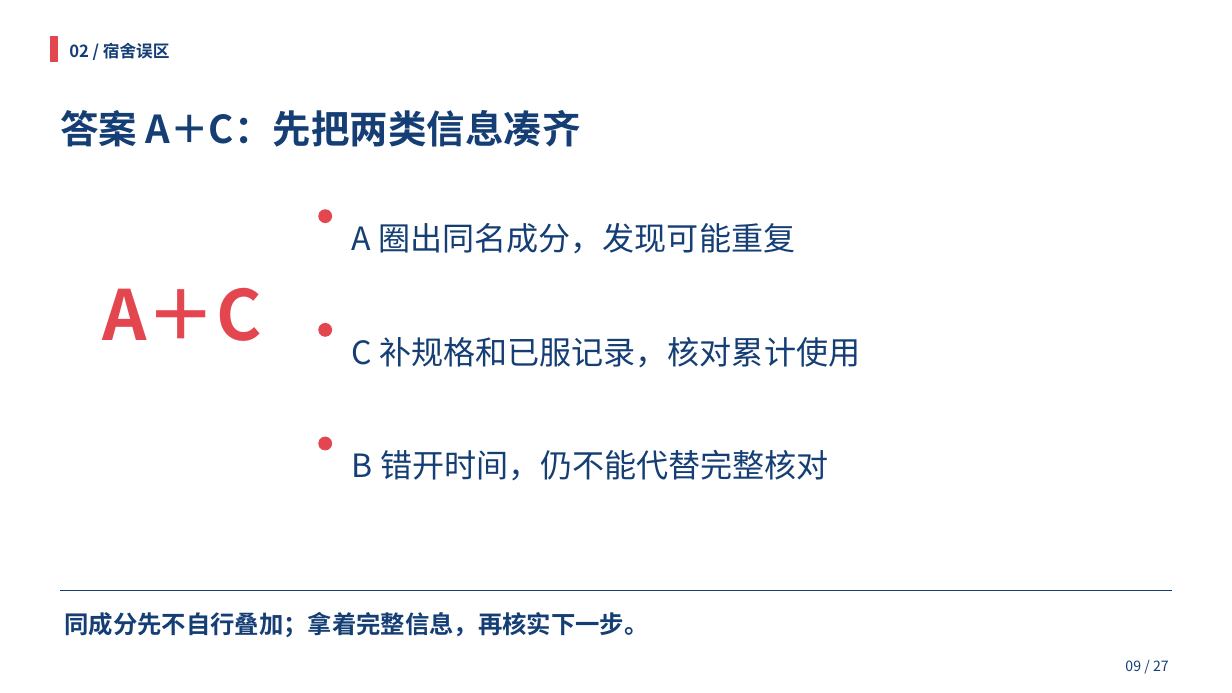
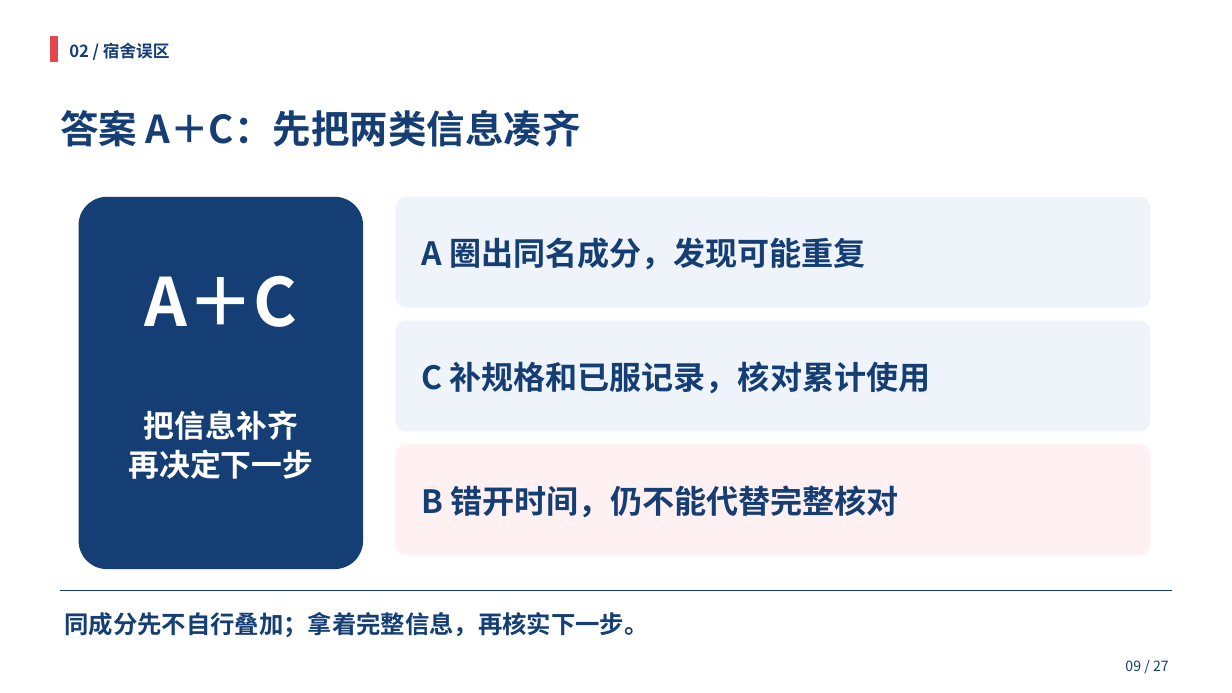
Before and after one commit to HOU-snowyfly/PPTbuilder, a slide deck: slide 9 of 交付文件/合理用药_双人35分钟.pptx. Drawn at 1232x693 pixels with LibreOffice and Linux fonts; fonts in the diff are those of the drawing. Boxes give left, top, right and bottom in pixels: in the first picture for what was removed or moved away, otherwise in the second. Text is boxed around its words. In the diff, an @@ line names an element or a change of style, - is before the commit and + after.

```diff
--- a/交付文件/合理用药_双人35分钟.pptx
+++ b/交付文件/合理用药_双人35分钟.pptx
@@ rounded rectangle added at (79, 197, 363, 569), fill #153E75 @@
@@ rounded rectangle added at (396, 197, 1151, 308), fill #EEF4FA @@
@@ ellipse removed at (319, 210, 332, 223) @@
@@ text "A 圈出同名成分，发现可能重复": place and size @@
-text "A 圈出同名成分，发现可能重复" at (352, 223, 796, 254)
+text "A 圈出同名成分，发现可能重复" at (421, 237, 866, 270)
@@ text "A＋C": place and size @@
-text "A＋C" at (102, 287, 261, 341)
+text "A＋C" at (144, 275, 297, 327)
@@ text "A＋C" at (144, 275, 297, 327): size 54 to 52 pt, text colour #E3464F to #FFFFFF; line spacing 1.08 to 1.05; less space between paragraphs @@
@@ ellipse removed at (319, 323, 332, 336) @@
@@ rounded rectangle added at (396, 321, 1151, 432), fill #EEF4FA @@
@@ text "C 补规格和已服记录，核对累计使用": place and size @@
-text "C 补规格和已服记录，核对累计使用" at (352, 337, 861, 368)
+text "C 补规格和已服记录，核对累计使用" at (421, 361, 931, 394)
@@ text added at (128, 410, 313, 479), 24 pt, text #FFFFFF, bold @@
+把信息补齐
+再决定下一步
@@ ellipse removed at (319, 437, 332, 450) @@
@@ rounded rectangle added at (396, 445, 1151, 555), fill #FFF0F1 @@
@@ bold on; line spacing 1.08 to 1.05; less space between paragraphs in 3 elements at (421, 237, 866, 270), (421, 361, 931, 394), (421, 485, 899, 518) @@
@@ text "B 错开时间，仍不能代替完整核对": place and size @@
-text "B 错开时间，仍不能代替完整核对" at (352, 450, 829, 481)
+text "B 错开时间，仍不能代替完整核对" at (421, 485, 899, 518)
```
Also in this commit, not shown: 22 other slides changed, 1 slide added, 1 other file.
